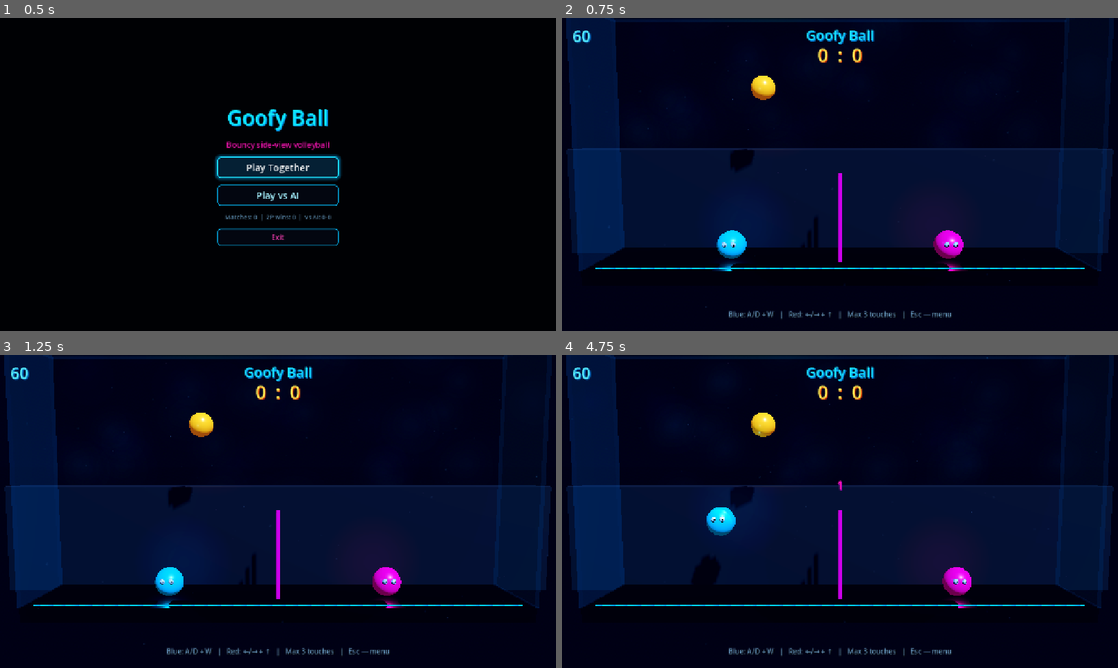
Above: before the commit, frames 1-4 (two rows, left to right).
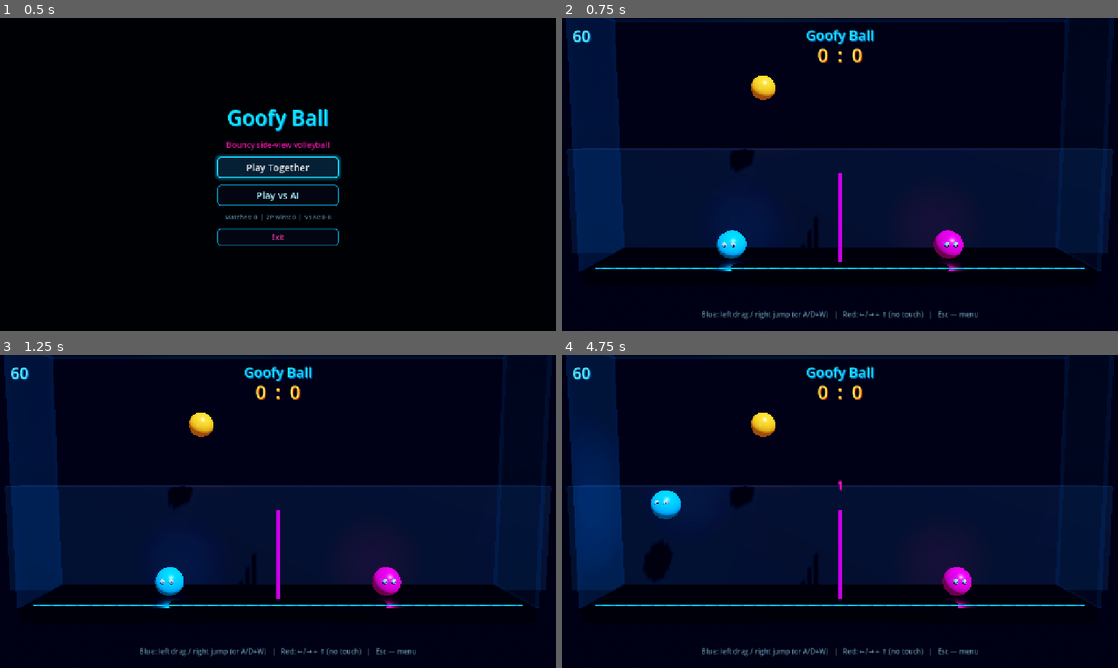
Above: after the commit, the same moments.

Repository: GGamezebo/GoofyBall
Game: Godot game, scene res://main.tscn
Same seed, same stepped clock (60 frames per second), same inputs: the game is played once before the commit and once after it.
Inputs (mouse positions are in pixels of both pictures, inside the frame that each line leads up to):
- Up to frame 1 (0.5 s): no input
- Up to frame 2 (0.75 s): click "Play Together" at 0.5 s
- Up to frame 3 (1.25 s): no input
- Up to frame 4 (4.75 s): tap Enter at 1.25 s; move the mouse to (962, 495) at 1.27 s; hold D (p1_right) 1.28-2 s; hold W (p1_jump) 1.28-2 s; click (962, 495) at 1.42 s; drag from (728, 527) to (812, 574) at 2.02 s; move the mouse to (895, 442) at 2.77 s; hold D (p1_right) 2.78-3.5 s; hold Right (p2_right) 2.78-3.5 s; click (895, 442) at 2.92 s; tap W (p1_jump) at 3.05, 4.52, 4.55 s; drag from (812, 574) to (673, 464) at 3.52 s; move the mouse to (1006, 558) at 4.27 s; hold A (p1_left) from 4.28 s (still down); hold Left (p2_left) from 4.28 s (still down); click (1006, 558) at 4.42 s

Frame 1 is identical in both runs. In frame 2, 0.6% of the frame differs, in the area x 15-97%, y 13-97%; in frame 3, 0.6%; in frame 4, 2.8%, in the area x 2-97%, y 0-97%.

Commit message:
add touch control turn off effects

Diff:
--- a/project.godot
+++ b/project.godot
@@ -72,3 +72,4 @@
 [rendering]
 
 rendering_device/driver.windows="d3d12"
+textures/vram_compression/import_etc2_astc=true
--- /dev/null
+++ b/src/features/virtual_controls/virtual_controls.gd
@@ -0,0 +1,199 @@
+class_name VirtualControls
+extends Control
+
+## Dual-thumb touch for the left (Blue / P1) player only.
+## Left half: press + drag left/right to move.
+## Right half: hold finger to jump.
+## Drives `p1_*` InputMap. Local 2P is not dual-player touch — P2 stays keyboard.
+
+@export var left_action: StringName = &"p1_left"
+@export var right_action: StringName = &"p1_right"
+@export var jump_action: StringName = &"p1_jump"
+@export var move_deadzone_px: float = 28.0
+
+@onready var _origin_ring: Control = $OriginRing
+@onready var _knob: Control = $Knob
+@onready var _jump_pad: Control = $JumpPad
+
+var _move_active: bool = false
+var _move_pointer_id: int = -1
+var _move_using_mouse: bool = false
+var _move_origin: Vector2 = Vector2.ZERO
+var _left_held: bool = false
+var _right_held: bool = false
+
+var _jump_active: bool = false
+var _jump_pointer_id: int = -1
+var _jump_using_mouse: bool = false
+var _jump_held: bool = false
+
+
+func _ready() -> void:
+	mouse_filter = Control.MOUSE_FILTER_IGNORE
+	set_anchors_and_offsets_preset(Control.PRESET_FULL_RECT)
+	_hide_move_feedback()
+	_hide_jump_feedback()
+	_release_all_actions()
+
+
+func _exit_tree() -> void:
+	_release_all_actions()
+
+
+func _input(event: InputEvent) -> void:
+	if event is InputEventScreenTouch:
+		var touch := event as InputEventScreenTouch
+		if touch.pressed:
+			_on_pointer_down(touch.index, false, touch.position)
+		else:
+			_on_pointer_up(touch.index, false)
+		return
+
+	if event is InputEventScreenDrag:
+		var drag := event as InputEventScreenDrag
+		if _move_active and not _move_using_mouse and drag.index == _move_pointer_id:
+			_update_move(drag.position)
+			get_viewport().set_input_as_handled()
+		return
+
+	if event is InputEventMouseButton:
+		var mb := event as InputEventMouseButton
+		if mb.button_index != MOUSE_BUTTON_LEFT:
+			return
+		if mb.pressed:
+			_on_pointer_down(-1, true, mb.position)
+		else:
+			_on_pointer_up(-1, true)
+		return
+
+	if event is InputEventMouseMotion and _move_active and _move_using_mouse:
+		_update_move((event as InputEventMouseMotion).position)
+		get_viewport().set_input_as_handled()
+
+
+func _on_pointer_down(pointer_id: int, is_mouse: bool, screen_pos: Vector2) -> void:
+	if _is_left_half(screen_pos):
+		if _move_active:
+			return
+		_begin_move(pointer_id, is_mouse, screen_pos)
+		get_viewport().set_input_as_handled()
+		return
+	if _jump_active:
+		return
+	_begin_jump(pointer_id, is_mouse, screen_pos)
+	get_viewport().set_input_as_handled()
+
+
+func _on_pointer_up(pointer_id: int, is_mouse: bool) -> void:
+	if _move_active and _move_using_mouse == is_mouse and _move_pointer_id == pointer_id:
+		_end_move()
+		get_viewport().set_input_as_handled()
+	if _jump_active and _jump_using_mouse == is_mouse and _jump_pointer_id == pointer_id:
+		_end_jump()
+		get_viewport().set_input_as_handled()
+
+
+func _is_left_half(screen_pos: Vector2) -> bool:
+	return screen_pos.x < get_viewport_rect().size.x * 0.5
+
+
+func _begin_move(pointer_id: int, is_mouse: bool, screen_pos: Vector2) -> void:
+	_move_active = true
+	_move_pointer_id = pointer_id
+	_move_using_mouse = is_mouse
+	_move_origin = screen_pos
+	_show_move_feedback(screen_pos)
+	_update_move(screen_pos)
+
+
+func _update_move(screen_pos: Vector2) -> void:
+	if not _move_active:
+		return
+	var delta_x := screen_pos.x - _move_origin.x
+	_left_held = _set_action(left_action, delta_x <= -move_deadzone_px, _left_held)
+	_right_held = _set_action(right_action, delta_x >= move_deadzone_px, _right_held)
+	_move_knob(screen_pos)
+
+
+func _end_move() -> void:
+	_move_active = false
+	_move_pointer_id = -1
+	_move_using_mouse = false
+	_left_held = _set_action(left_action, false, _left_held)
+	_right_held = _set_action(right_action, false, _right_held)
+	_hide_move_feedback()
+
+
+func _begin_jump(pointer_id: int, is_mouse: bool, screen_pos: Vector2) -> void:
+	_jump_active = true
+	_jump_pointer_id = pointer_id
+	_jump_using_mouse = is_mouse
+	_jump_held = _set_action(jump_action, true, _jump_held)
+	_show_jump_feedback(screen_pos)
+
+
+func _end_jump() -> void:
+	_jump_active = false
+	_jump_pointer_id = -1
+	_jump_using_mouse = false
+	_jump_held = _set_action(jump_action, false, _jump_held)
+	_hide_jump_feedback()
+
+
+func _set_action(action: StringName, want: bool, was_held: bool) -> bool:
+	if want == was_held:
+		return was_held
+	if want:
+		Input.action_press(action)
+	else:
+		Input.action_release(action)
+	return want
+
+
+func _release_all_actions() -> void:
+	_left_held = _set_action(left_action, false, _left_held)
+	_right_held = _set_action(right_action, false, _right_held)
+	_jump_held = _set_action(jump_action, false, _jump_held)
+	_move_active = false
+	_jump_active = false
+	_move_pointer_id = -1
+	_jump_pointer_id = -1
+	_move_using_mouse = false
+	_jump_using_mouse = false
+
+
+func _show_move_feedback(screen_pos: Vector2) -> void:
+	if _origin_ring:
+		_origin_ring.visible = true
+		_origin_ring.global_position = screen_pos - _origin_ring.size * 0.5
+	if _knob:
+		_knob.visible = true
+		_move_knob(screen_pos)
+
+
+func _move_knob(screen_pos: Vector2) -> void:
+	if _knob == null:
+		return
+	var capped := Vector2(screen_pos.x - _move_origin.x, 0.0)
+	var max_r := 72.0
+	capped.x = clampf(capped.x, -max_r, max_r)
+	_knob.global_position = _move_origin + capped - _knob.size * 0.5
+
+
+func _hide_move_feedback() -> void:
+	if _origin_ring:
+		_origin_ring.visible = false
+	if _knob:
+		_knob.visible = false
+
+
+func _show_jump_feedback(screen_pos: Vector2) -> void:
+	if _jump_pad == null:
+		return
+	_jump_pad.visible = true
+	_jump_pad.global_position = screen_pos - _jump_pad.size * 0.5
+
+
+func _hide_jump_feedback() -> void:
+	if _jump_pad:
+		_jump_pad.visible = false
--- /dev/null
+++ b/src/features/virtual_controls/virtual_controls.tscn
@@ -0,0 +1,68 @@
+[gd_scene load_steps=5 format=3 uid="uid://virtualctrl01"]
+
+[ext_resource type="Script" path="res://src/features/virtual_controls/virtual_controls.gd" id="1_vc"]
+
+[sub_resource type="StyleBoxFlat" id="StyleBoxFlat_ring"]
+bg_color = Color(0.05, 0.75, 1, 0.14)
+border_width_left = 2
+border_width_top = 2
+border_width_right = 2
+border_width_bottom = 2
+border_color = Color(0.1, 0.88, 1, 0.45)
+corner_radius_top_left = 48
+corner_radius_top_right = 48
+corner_radius_bottom_right = 48
+corner_radius_bottom_left = 48
+
+[sub_resource type="StyleBoxFlat" id="StyleBoxFlat_knob"]
+bg_color = Color(0.1, 0.88, 1, 0.55)
+corner_radius_top_left = 20
+corner_radius_top_right = 20
+corner_radius_bottom_right = 20
+corner_radius_bottom_left = 20
+
+[sub_resource type="StyleBoxFlat" id="StyleBoxFlat_jump"]
+bg_color = Color(1, 0.08, 0.72, 0.22)
+border_width_left = 2
+border_width_top = 2
+border_width_right = 2
+border_width_bottom = 2
+border_color = Color(1, 0.2, 0.85, 0.55)
+corner_radius_top_left = 40
+corner_radius_top_right = 40
+corner_radius_bottom_right = 40
+corner_radius_bottom_left = 40
+
+[node name="VirtualControls" type="Control"]
+layout_mode = 3
+anchors_preset = 15
+anchor_right = 1.0
+anchor_bottom = 1.0
+grow_horizontal = 2
+grow_vertical = 2
+mouse_filter = 2
+script = ExtResource("1_vc")
+
+[node name="OriginRing" type="Panel" parent="."]
+visible = false
+layout_mode = 0
+offset_right = 96.0
+offset_bottom = 96.0
+mouse_filter = 2
+theme_override_styles/panel = SubResource("StyleBoxFlat_ring")
+
+[node name="Knob" type="Panel" parent="."]
+visible = false
+layout_mode = 0
+offset_right = 40.0
+offset_bottom = 40.0
+mouse_filter = 2
+theme_override_styles/panel = SubResource("StyleBoxFlat_knob")
+
+[node name="JumpPad" type="Panel" parent="."]
+visible = false
+layout_mode = 0
+offset_right = 80.0
+offset_bottom = 80.0
+mouse_filter = 2
+theme_override_styles/panel = SubResource("StyleBoxFlat_jump")
--- a/src/game/scenes/game/fx/ambient_ash.tscn
+++ b/src/game/scenes/game/fx/ambient_ash.tscn
@@ -1,30 +1,6 @@
-[gd_scene load_steps=12 format=3 uid="uid://ambient_ash_fx"]
+[gd_scene format=3 uid="uid://doc2xyy153iq0"]
 
-[ext_resource type="Shader" path="res://src/game/scenes/game/fx/ash_billboard.gdshader" id="1_shader"]
-
-[sub_resource type="ShaderMaterial" id="ShaderMaterial_ash_cool"]
-render_priority = -2
-shader = ExtResource("1_shader")
-shader_parameter/ash_tint = Color(0.55, 0.78, 1, 0.28)
-shader_parameter/core_softness = 4.2
-shader_parameter/glow_softness = 1.7
-shader_parameter/twinkle_speed = 1.2
-
-[sub_resource type="ShaderMaterial" id="ShaderMaterial_ash_warm"]
-render_priority = -1
-shader = ExtResource("1_shader")
-shader_parameter/ash_tint = Color(0.95, 0.55, 0.85, 0.22)
-shader_parameter/core_softness = 3.6
-shader_parameter/glow_softness = 1.5
-shader_parameter/twinkle_speed = 1.6
-
-[sub_resource type="QuadMesh" id="QuadMesh_ash_cool"]
-material = SubResource("ShaderMaterial_ash_cool")
-size = Vector2(1, 1)
-
-[sub_resource type="QuadMesh" id="QuadMesh_ash_warm"]
-material = SubResource("ShaderMaterial_ash_warm")
-size = Vector2(1, 1)
+[ext_resource type="Shader" uid="uid://b400e5cfgqydj" path="res://src/game/scenes/game/fx/ash_billboard.gdshader" id="1_shader"]
 
 [sub_resource type="Gradient" id="Gradient_fade"]
 offsets = PackedFloat32Array(0, 0.12, 0.75, 1)
@@ -54,8 +30,18 @@
 turbulence_noise_scale = 1.4
 turbulence_influence_min = 0.08
 turbulence_influence_max = 0.22
-turbulence_initial_displacement_min = 0.0
 turbulence_initial_displacement_max = 0.4
+
+[sub_resource type="ShaderMaterial" id="ShaderMaterial_ash_cool"]
+render_priority = -2
+shader = ExtResource("1_shader")
+shader_parameter/ash_tint = Color(0.55, 0.78, 1, 0.28)
+shader_parameter/core_softness = 4.2
+shader_parameter/glow_softness = 1.7
+shader_parameter/twinkle_speed = 1.2
+
+[sub_resource type="QuadMesh" id="QuadMesh_ash_cool"]
+material = SubResource("ShaderMaterial_ash_cool")
 
 [sub_resource type="ParticleProcessMaterial" id="ParticleProcessMaterial_far"]
 emission_shape = 3
@@ -78,12 +64,23 @@
 turbulence_noise_scale = 1.8
 turbulence_influence_min = 0.06
 turbulence_influence_max = 0.18
-turbulence_initial_displacement_min = 0.0
 turbulence_initial_displacement_max = 0.35
 
-[node name="AmbientAsh" type="Node3D"]
+[sub_resource type="ShaderMaterial" id="ShaderMaterial_ash_warm"]
+render_priority = -1
+shader = ExtResource("1_shader")
+shader_parameter/ash_tint = Color(0.95, 0.55, 0.85, 0.22)
+shader_parameter/core_softness = 3.6
+shader_parameter/glow_softness = 1.5
+shader_parameter/twinkle_speed = 1.6
 
-[node name="NearAsh" type="GPUParticles3D" parent="."]
+[sub_resource type="QuadMesh" id="QuadMesh_ash_warm"]
+material = SubResource("ShaderMaterial_ash_warm")
+
+[node name="AmbientAsh" type="Node3D" unique_id=989650984]
+visible = false
+
+[node name="NearAsh" type="GPUParticles3D" parent="." unique_id=283065804]
 transform = Transform3D(1, 0, 0, 0, 1, 0, 0, 0, 1, 0, 3.2, 2.2)
 amount = 70
 lifetime = 11.0
@@ -93,7 +90,7 @@
 process_material = SubResource("ParticleProcessMaterial_near")
 draw_pass_1 = SubResource("QuadMesh_ash_cool")
 
-[node name="FarAsh" type="GPUParticles3D" parent="."]
+[node name="FarAsh" type="GPUParticles3D" parent="." unique_id=1355779992]
 transform = Transform3D(1, 0, 0, 0, 1, 0, 0, 0, 1, 0, 3.6, -1.8)
 amount = 55
 lifetime = 13.0
--- a/src/game/scenes/game/fx/ambient_smoke.tscn
+++ b/src/game/scenes/game/fx/ambient_smoke.tscn
@@ -1,30 +1,6 @@
-[gd_scene load_steps=10 format=3 uid="uid://ambient_smoke_fx"]
+[gd_scene format=3 uid="uid://du5un22qdebjk"]
 
-[ext_resource type="Shader" path="res://src/game/scenes/game/fx/smoke_billboard.gdshader" id="1_shader"]
-
-[sub_resource type="ShaderMaterial" id="ShaderMaterial_cool"]
-render_priority = -8
-shader = ExtResource("1_shader")
-shader_parameter/smoke_tint = Color(0.18, 0.34, 0.62, 0.09)
-shader_parameter/softness = 2.5
-shader_parameter/noise_strength = 0.4
-shader_parameter/drift_speed = 0.07
-
-[sub_resource type="ShaderMaterial" id="ShaderMaterial_warm"]
-render_priority = -7
-shader = ExtResource("1_shader")
-shader_parameter/smoke_tint = Color(0.32, 0.12, 0.42, 0.07)
-shader_parameter/softness = 2.7
-shader_parameter/noise_strength = 0.45
-shader_parameter/drift_speed = 0.05
-
-[sub_resource type="QuadMesh" id="QuadMesh_cool"]
-material = SubResource("ShaderMaterial_cool")
-size = Vector2(1, 1)
-
-[sub_resource type="QuadMesh" id="QuadMesh_warm"]
-material = SubResource("ShaderMaterial_warm")
-size = Vector2(1, 1)
+[ext_resource type="Shader" uid="uid://cvlptbbbnc0mb" path="res://src/game/scenes/game/fx/smoke_billboard.gdshader" id="1_shader"]
 
 [sub_resource type="ParticleProcessMaterial" id="ParticleProcessMaterial_cool"]
 emission_shape = 3
@@ -40,9 +16,20 @@
 scale_max = 5.2
 color = Color(0.75, 0.85, 1, 1)
 
+[sub_resource type="ShaderMaterial" id="ShaderMaterial_cool"]
+render_priority = -8
+shader = ExtResource("1_shader")
+shader_parameter/smoke_tint = Color(0.18, 0.34, 0.62, 0.09)
+shader_parameter/softness = 2.5
+shader_parameter/noise_strength = 0.4
+shader_parameter/drift_speed = 0.07
+
+[sub_resource type="QuadMesh" id="QuadMesh_cool"]
+material = SubResource("ShaderMaterial_cool")
+
 [sub_resource type="ParticleProcessMaterial" id="ParticleProcessMaterial_warm"]
 emission_shape = 3
-emission_box_extents = Vector3(7.5, 1.8, 1.0)
+emission_box_extents = Vector3(7.5, 1.8, 1)
 direction = Vector3(-0.14, 1, 0)
 spread = 34.0
 initial_velocity_min = 0.06
@@ -54,9 +41,21 @@
 scale_max = 5.8
 color = Color(0.95, 0.7, 1, 1)
 
-[node name="AmbientSmoke" type="Node3D"]
+[sub_resource type="ShaderMaterial" id="ShaderMaterial_warm"]
+render_priority = -7
+shader = ExtResource("1_shader")
+shader_parameter/smoke_tint = Color(0.32, 0.12, 0.42, 0.07)
+shader_parameter/softness = 2.7
+shader_parameter/noise_strength = 0.45
+shader_parameter/drift_speed = 0.05
 
-[node name="CoolLayer" type="GPUParticles3D" parent="."]
+[sub_resource type="QuadMesh" id="QuadMesh_warm"]
+material = SubResource("ShaderMaterial_warm")
+
+[node name="AmbientSmoke" type="Node3D" unique_id=195921425]
+visible = false
+
+[node name="CoolLayer" type="GPUParticles3D" parent="." unique_id=2088834414]
 transform = Transform3D(1, 0, 0, 0, 1, 0, 0, 0, 1, 0, 3.4, -4.6)
 amount = 30
 lifetime = 15.0
@@ -66,7 +65,7 @@
 process_material = SubResource("ParticleProcessMaterial_cool")
 draw_pass_1 = SubResource("QuadMesh_cool")
 
-[node name="WarmLayer" type="GPUParticles3D" parent="."]
+[node name="WarmLayer" type="GPUParticles3D" parent="." unique_id=1389836765]
 transform = Transform3D(1, 0, 0, 0, 1, 0, 0, 0, 1, 0, 2.6, -5.8)
 amount = 20
 lifetime = 17.0
--- a/src/game/scenes/game/game.gd
+++ b/src/game/scenes/game/game.gd
@@ -43,9 +43,9 @@
 
 	if hint_label:
 		if game_config.vs_ai:
-			hint_label.text = "You: A/D + W   |   AI (Red)   |   Max 3 touches   |   Esc — menu"
+			hint_label.text = "You: left drag ←→, right tap jump (or A/D+W)   |   AI (Red)   |   Esc — menu"
 		else:
-			hint_label.text = "Blue: A/D + W   |   Red: ←/→ + ↑   |   Max 3 touches   |   Esc — menu"
+			hint_label.text = "Blue: left drag / right jump (or A/D+W)   |   Red: ←/→ + ↑ (no touch)   |   Esc — menu"
 
 	_listener.add(game_events.ev_score_changed, _on_score)
 	_listener.add(game_events.ev_message, _on_message)
--- a/src/game/scenes/game/game.tscn
+++ b/src/game/scenes/game/game.tscn
@@ -15,6 +15,7 @@
 [ext_resource type="Resource" path="res://src/game/scenes/game/game_events.tres" id="13_gev"]
 [ext_resource type="PackedScene" uid="uid://ambient_smoke_fx" path="res://src/game/scenes/game/fx/ambient_smoke.tscn" id="14_smoke"]
 [ext_resource type="PackedScene" uid="uid://ambient_ash_fx" path="res://src/game/scenes/game/fx/ambient_ash.tscn" id="15_ash"]
+[ext_resource type="PackedScene" uid="uid://virtualctrl01" path="res://src/features/virtual_controls/virtual_controls.tscn" id="16_vc"]
 
 [sub_resource type="PhysicsMaterial" id="PhysicsMaterial_court"]
 friction = 0.85
@@ -353,6 +354,8 @@
 
 [node name="UI" type="CanvasLayer" parent="."]
 
+[node name="VirtualControls" parent="UI" instance=ExtResource("16_vc")]
+
 [node name="TimerLabel" type="Label" parent="UI"]
 offset_left = 24.0
 offset_top = 16.0
Not shown, added: src/features/virtual_controls/virtual_controls.gd.uid
Not shown: 1 places in src/game/scenes/game/game.tscn that only renumber resources
Not shown, changed: .cursor/rules/architecture.mdc
Not shown, changed: .cursor/rules/game.mdc
